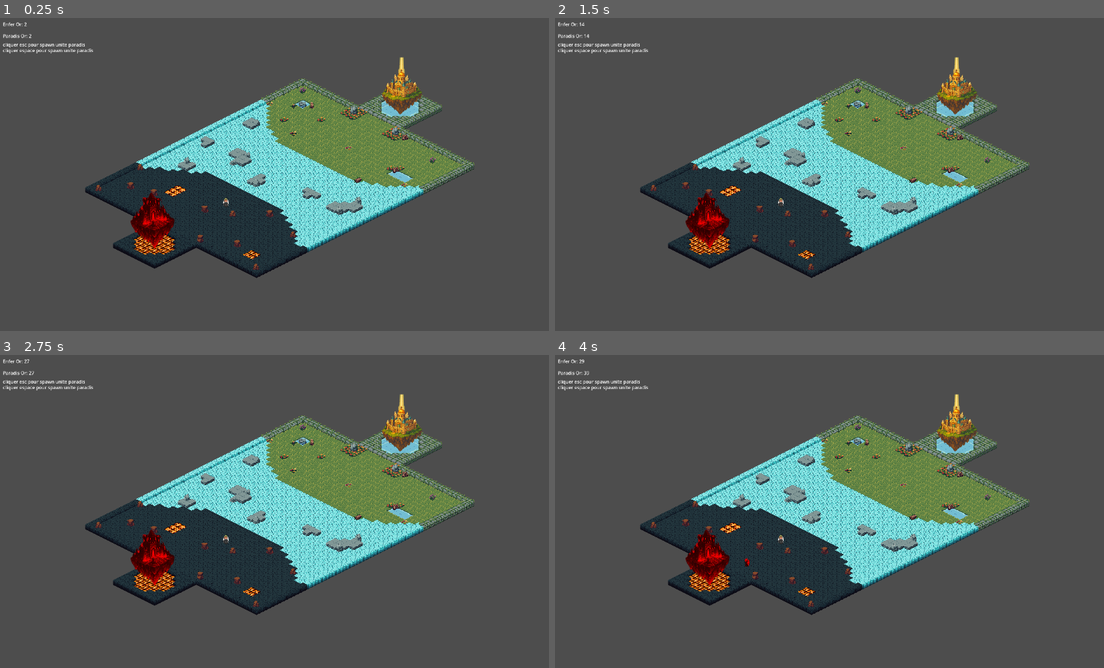
Above: before the commit, frames 1-4 (two rows, left to right).
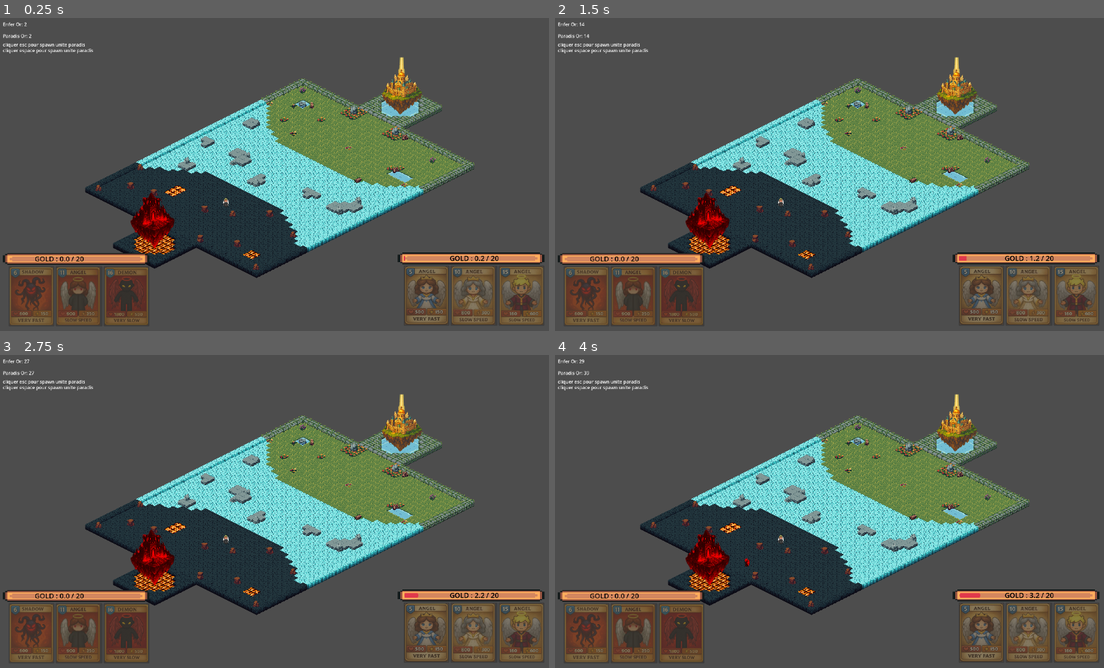
Above: after the commit, the same moments.

Repository: CorbeauBaptiste/Skyrage
Game: Godot game, scene res://world.tscn
Same seed, same stepped clock (60 frames per second), same inputs: the game is played once before the commit and once after it.
Inputs (mouse positions are in pixels of both pictures, inside the frame that each line leads up to):
- Up to frame 1 (0.25 s): no input
- Up to frame 2 (1.5 s): tap Enter at 0.5 s; move the mouse to (955, 158) at 0.52 s; right-click (955, 158) at 0.6 s; click (955, 158) at 0.67 s; tap Space at 0.77 s; drag from (719, 190) to (955, 77) at 1.27 s
- Up to frame 3 (2.75 s): move the mouse to (334, 442) at 2.02 s; right-click (334, 442) at 2.1 s; click (334, 442) at 2.17 s
- Up to frame 4 (4 s): drag from (807, 574) to (664, 464) at 2.77 s; move the mouse to (999, 558) at 3.52 s; right-click (999, 558) at 3.6 s; click (999, 558) at 3.67 s; tap Space at 3.77 s

The runs differ from the first frame. In frame 1, 9.6% of the frame differs, in the area x 0-100%, y 74-99%; in frame 2, 9.6%; in frame 3, 9.6%; in frame 4, 9.6%.

Commit message:
interface enfer et paradis

Diff:
--- /dev/null
+++ b/scripts/HUDE.gd
@@ -0,0 +1,80 @@
+extends Control
+
+@onready var bar: ProgressBar           = %GoldBarE
+@onready var label: Label               = %GoldLabelE
+@onready var btn2: Button               = %BtnCost6
+@onready var btn4: Button               = %BtnCost11
+@onready var btn6: Button               = %BtnCost16
+@onready var gold_manager: goldManager = %GoldManagerE
+
+const Cout_5  := 6.0
+const Cout_10 := 11.0
+const Cout_15 := 16.0
+
+const PHASE_DURATION := 30.0
+var is_phase_on: bool = false
+var buttons_forced_disabled: bool = false
+
+func _ready() -> void:
+	bar.min_value = 0.0
+	bar.max_value = gold_manager.max_gold
+	_refresh_ui(gold_manager.current_gold, gold_manager.max_gold)
+
+	gold_manager.gold_changed.connect(_on_gold_changed)
+	gold_manager.gold_spent.connect(_on_gold_spent)
+
+	btn2.pressed.connect(func(): _try_spend(Cout_5))
+	btn4.pressed.connect(func(): _try_spend(Cout_10))
+	btn6.pressed.connect(func(): _try_spend(Cout_15))
+
+	_enter_phase(false)
+	_run_cycle()
+
+func _process(_delta: float) -> void:
+	if buttons_forced_disabled:
+		btn2.disabled = true
+		btn4.disabled = true
+		btn6.disabled = true
+	else:
+		var e = gold_manager.current_gold
+		btn2.disabled = e < Cout_5
+		btn4.disabled = e < Cout_10
+		btn6.disabled = e < Cout_15
+
+func _try_spend(cost: float) -> void:
+	if not is_phase_on:
+		return
+	gold_manager.spend(cost)
+
+func _on_gold_changed(current: float, max_value: float) -> void:
+	if is_phase_on:
+		_refresh_ui(current, max_value)
+
+func _on_gold_spent(_cost: float) -> void:
+	_pulse_bar()
+
+func _refresh_ui(current: float, max_value: float) -> void:
+	bar.value = current
+	label.text = "GOLD : %.1f / %.0f" % [current, max_value]
+
+func _pulse_bar() -> void:
+	var tween := create_tween()
+
+func _shake_label(msg: String) -> void:
+	label.text = msg
+	var tween := create_tween()
+
+func _run_cycle() -> void:
+	while true:
+		await get_tree().create_timer(PHASE_DURATION).timeout
+		_enter_phase(not is_phase_on)
+
+func _enter_phase(phase_on: bool) -> void:
+	is_phase_on = phase_on
+	if is_phase_on:
+		buttons_forced_disabled = false
+		gold_manager.set_process(true)
+		_refresh_ui(gold_manager.current_gold, gold_manager.max_gold)
+	else:
+		buttons_forced_disabled = true
+		gold_manager.set_process(false)
--- /dev/null
+++ b/scripts/goldManagerE.gd
@@ -0,0 +1,50 @@
+extends Node
+class_name goldManagerE
+
+signal gold_changed(current: float, max_value: float)
+signal gold_spent(cost: float)
+signal gold_not_enough(cost: float)
+
+var max_gold: float = 20.0
+var current_gold: float = 0.0
+var regen_per_sec: float = 0.8
+
+var use_overtime_curve: bool = true
+var t_elapsed: float = 0.0
+var regen_mult: float = 1.0
+
+func _ready() -> void:
+	set_process(true)
+
+func _process(delta: float) -> void:
+	t_elapsed += delta
+	if use_overtime_curve:
+		regen_mult = 2.0 if t_elapsed >= 240.0 else 1.0
+
+	if current_gold < max_gold:
+		current_gold = min(max_gold, current_gold + regen_per_sec * regen_mult * delta)
+		gold_changed.emit(current_gold, max_gold)
+
+	#print("Or regen: ", regen_per_sec * regen_mult, "/sec")
+
+func can_spend(cost: float) -> bool:
+	return current_gold >= cost
+
+func spend(cost: float) -> bool:
+	if can_spend(cost):
+		current_gold -= cost
+		gold_changed.emit(current_gold, max_gold)
+		gold_spent.emit(cost)
+		return true
+	gold_not_enough.emit(cost)
+	return false
+
+func fill_full() -> void:
+	current_gold = max_gold
+	gold_changed.emit(current_gold, max_gold)
+
+func reset_match() -> void:
+	t_elapsed = 0.0
+	regen_mult = 1.0
+	current_gold = 0.0
+	gold_changed.emit(current_gold, max_gold)
--- a/scripts/hud.tscn
+++ b/scripts/hud.tscn
@@ -2,21 +2,20 @@
 
 [ext_resource type="Script" uid="uid://gltekkusuw53" path="res://scripts/HUD.gd" id="1_fathq"]
 [ext_resource type="Script" uid="uid://bwd70mknhows4" path="res://scripts/goldManager.gd" id="2_k0442"]
-[ext_resource type="Texture2D" uid="uid://b2d0m73k5cdg5" path="res://assets/icongoldbarre/healthbarUnder.png" id="3_pktxi"]
-[ext_resource type="Texture2D" uid="uid://cmn0ypwtv56u3" path="res://assets/icongoldbarre/healthbarProgress.png" id="4_haoln"]
-[ext_resource type="Texture2D" uid="uid://c6d5ghyskatu4" path="res://assets/carteparadis/image1.png" id="5_7fr2o"]
-[ext_resource type="Texture2D" uid="uid://dyd5jcb8irm3l" path="res://assets/carteparadis/image2.png" id="6_raddi"]
-[ext_resource type="Texture2D" uid="uid://culbllv32ifhf" path="res://assets/carteparadis/image3.png" id="7_tv32i"]
+[ext_resource type="Texture2D" uid="uid://ytsirjl8cfll" path="res://assets/icongoldbarre/healthbarUnder.png" id="3_pktxi"]
+[ext_resource type="Texture2D" uid="uid://fcguvc680g6" path="res://assets/icongoldbarre/healthbarProgress.png" id="4_haoln"]
+[ext_resource type="Texture2D" uid="uid://c8wby2ycfibfy" path="res://assets/carteparadis/image1.png" id="5_7fr2o"]
+[ext_resource type="Texture2D" uid="uid://75alkbibdxjq" path="res://assets/carteparadis/image2.jpg" id="6_7lo1c"]
+[ext_resource type="Texture2D" uid="uid://b51qyc2ksvqs8" path="res://assets/carteparadis/image3.png" id="7_tv32i"]
 
 [sub_resource type="StyleBoxTexture" id="StyleBoxTexture_1xsix"]
 texture = ExtResource("3_pktxi")
-expand_margin_top = 80.0
-expand_margin_right = 150.0
+expand_margin_left = 20.0
+expand_margin_top = 40.0
 
 [sub_resource type="StyleBoxTexture" id="StyleBoxTexture_rftc2"]
 texture = ExtResource("4_haoln")
-expand_margin_top = 80.0
-expand_margin_right = 150.0
+expand_margin_top = 40.0
 
 [node name="HUD" type="Control"]
 layout_mode = 3
@@ -34,10 +33,10 @@
 anchor_top = 0.5
 anchor_right = 0.5
 anchor_bottom = 0.5
-offset_left = -520.768
-offset_top = 475.184
-offset_right = 201.232
-offset_bottom = 808.184
+offset_left = 406.464
+offset_top = 807.368
+offset_right = 892.464
+offset_bottom = 1020.37
 grow_horizontal = 2
 grow_vertical = 2
 localize_numeral_system = false
@@ -59,12 +58,12 @@
 [node name="GoldLabel" type="Label" parent="VBoxContainer2/GoldBar"]
 unique_name_in_owner = true
 layout_mode = 2
-offset_left = 189.0
-offset_top = -65.0
-offset_right = 418.0
-offset_bottom = -4.0
+offset_left = 159.0
+offset_top = -37.0
+offset_right = 388.0
+offset_bottom = 24.0
 theme_override_colors/font_color = Color(0, 0, 0, 1)
-theme_override_font_sizes/font_size = 35
+theme_override_font_sizes/font_size = 24
 text = "GOLD : "
 
 [node name="HBoxContainer" type="HBoxContainer" parent="VBoxContainer2"]
@@ -80,7 +79,7 @@
 [node name="BtnCost10" type="Button" parent="VBoxContainer2/HBoxContainer"]
 unique_name_in_owner = true
 layout_mode = 2
-theme_override_icons/icon = ExtResource("6_raddi")
+theme_override_icons/icon = ExtResource("6_7lo1c")
 text = "
 "
 
--- /dev/null
+++ b/scripts/hudE.tscn
@@ -0,0 +1,89 @@
+[gd_scene load_steps=10 format=3 uid="uid://chpqlr81pjt78"]
+
+[ext_resource type="Script" uid="uid://bn1f514m35hbe" path="res://scripts/HUDE.gd" id="1_stusj"]
+[ext_resource type="Script" uid="uid://bwd70mknhows4" path="res://scripts/goldManager.gd" id="2_ny3ot"]
+[ext_resource type="Texture2D" uid="uid://ytsirjl8cfll" path="res://assets/icongoldbarre/healthbarUnder.png" id="3_0wv27"]
+[ext_resource type="Texture2D" uid="uid://fcguvc680g6" path="res://assets/icongoldbarre/healthbarProgress.png" id="4_dfxcj"]
+[ext_resource type="Texture2D" uid="uid://pvfuxoc6d6iq" path="res://assets/carteenfers/image1.png" id="5_stusj"]
+[ext_resource type="Texture2D" uid="uid://ylq32xr6gbj2" path="res://assets/carteenfers/image2.jpg" id="6_0wv27"]
+[ext_resource type="Texture2D" uid="uid://b2q03gipwxveq" path="res://assets/carteenfers/image3.png" id="7_dfxcj"]
+
+[sub_resource type="StyleBoxTexture" id="StyleBoxTexture_1xsix"]
+texture = ExtResource("3_0wv27")
+expand_margin_left = 20.0
+expand_margin_top = 40.0
+
+[sub_resource type="StyleBoxTexture" id="StyleBoxTexture_rftc2"]
+texture = ExtResource("4_dfxcj")
+expand_margin_top = 40.0
+
+[node name="HUDE" type="Control"]
+layout_mode = 3
+anchor_left = 0.5
+anchor_right = 0.629
+anchor_bottom = 0.202
+offset_right = -148.608
+offset_bottom = -130.896
+grow_horizontal = 2
+script = ExtResource("1_stusj")
+
+[node name="VBoxContainer2E" type="VBoxContainer" parent="."]
+layout_mode = 2
+anchor_left = 0.5
+anchor_top = 0.5
+anchor_right = 0.5
+anchor_bottom = 0.5
+offset_left = -991.536
+offset_top = 807.368
+offset_right = -505.536
+offset_bottom = 1020.37
+grow_horizontal = 2
+grow_vertical = 2
+localize_numeral_system = false
+
+[node name="GoldManagerE" type="Node" parent="VBoxContainer2E"]
+unique_name_in_owner = true
+script = ExtResource("2_ny3ot")
+
+[node name="GoldBarE" type="ProgressBar" parent="VBoxContainer2E"]
+unique_name_in_owner = true
+layout_mode = 2
+theme_override_styles/background = SubResource("StyleBoxTexture_1xsix")
+theme_override_styles/fill = SubResource("StyleBoxTexture_rftc2")
+max_value = 10.0
+step = 0.0
+value = 10.0
+show_percentage = false
+
+[node name="GoldLabelE" type="Label" parent="VBoxContainer2E/GoldBarE"]
+unique_name_in_owner = true
+layout_mode = 2
+offset_left = 90.0
+offset_top = -37.0
+offset_right = 319.0
+offset_bottom = 24.0
+theme_override_colors/font_color = Color(0, 0, 0, 1)
+theme_override_font_sizes/font_size = 24
+text = "GOLD : "
+
+[node name="HBoxContainerE" type="HBoxContainer" parent="VBoxContainer2E"]
+unique_name_in_owner = true
+layout_mode = 2
+localize_numeral_system = false
+
+[node name="BtnCost6" type="Button" parent="VBoxContainer2E/HBoxContainerE"]
+unique_name_in_owner = true
+layout_mode = 2
+theme_override_icons/icon = ExtResource("5_stusj")
+
+[node name="BtnCost11" type="Button" parent="VBoxContainer2E/HBoxContainerE"]
+unique_name_in_owner = true
+layout_mode = 2
+theme_override_icons/icon = ExtResource("6_0wv27")
+text = "
+"
+
+[node name="BtnCost16" type="Button" parent="VBoxContainer2E/HBoxContainerE"]
+unique_name_in_owner = true
+layout_mode = 2
+theme_override_icons/icon = ExtResource("7_dfxcj")
--- a/world.tscn
+++ b/world.tscn
@@ -1,13 +1,15 @@
-[gd_scene load_steps=21 format=4 uid="uid://ce10vc07drsvy"]
-
-[ext_resource type="Script" uid="uid://b3vbm3p4pw7ng" path="res://world/world.gd" id="1_aqk2v"]
+[gd_scene load_steps=23 format=4 uid="uid://ce10vc07drsvy"]
+
+[ext_resource type="Script" uid="uid://c68t2wn4qj6u8" path="res://world/world.gd" id="1_aqk2v"]
 [ext_resource type="PackedScene" uid="uid://bl7go3g78ckpo" path="res://unit/unit_enfer/ange_dechu/ange_dechu.tscn" id="3_tlwt5"]
-[ext_resource type="Texture2D" uid="uid://cuk4brn8xclca" path="res://base/assets/map_sprite/spritesheet.png" id="4_pkg7o"]
-[ext_resource type="Texture2D" uid="uid://cadlgdspwab8g" path="res://base/BaseEnfer.png" id="5_dwbse"]
-[ext_resource type="Script" uid="uid://chql3j6sktae3" path="res://base/scritps/BaseEnfer.gd" id="5_gbfbk"]
-[ext_resource type="Texture2D" uid="uid://duja1nqsftuux" path="res://base/assets/map_sprite/iso_tile_export.png" id="6_ioo17"]
-[ext_resource type="Texture2D" uid="uid://bcwj8iudpjit6" path="res://base/BaseParadis.png" id="6_pkg7o"]
-[ext_resource type="Script" uid="uid://bgvtiwxlsuqdd" path="res://base/scritps/BaseParadis.gd" id="7_ioo17"]
+[ext_resource type="Texture2D" uid="uid://dvjkvbmu3te2w" path="res://base/assets/map_sprite/spritesheet.png" id="4_pkg7o"]
+[ext_resource type="Texture2D" uid="uid://63mm084v3mcq" path="res://base/BaseEnfer.png" id="5_dwbse"]
+[ext_resource type="Script" uid="uid://bm7m8nwaeq656" path="res://base/scritps/BaseEnfer.gd" id="5_gbfbk"]
+[ext_resource type="Texture2D" uid="uid://r5xwgtk81abc" path="res://base/assets/map_sprite/iso_tile_export.png" id="6_ioo17"]
+[ext_resource type="Texture2D" uid="uid://bdmtw0075nry8" path="res://base/BaseParadis.png" id="6_pkg7o"]
+[ext_resource type="Script" uid="uid://bicli2gdxl51h" path="res://base/scritps/BaseParadis.gd" id="7_ioo17"]
+[ext_resource type="PackedScene" uid="uid://cebs8u3h3h054" path="res://scripts/hud.tscn" id="9_ioo17"]
+[ext_resource type="PackedScene" uid="uid://chpqlr81pjt78" path="res://scripts/hudE.tscn" id="10_wse8f"]
 
 [sub_resource type="TileSetAtlasSource" id="TileSetAtlasSource_fj7yv"]
 texture = ExtResource("6_ioo17")
@@ -1985,3 +1987,15 @@
 
 [node name="SpawnPointParadis" type="Marker2D" parent="BaseParadis"]
 position = Vector2(1281, 223)
+
+[node name="HUD" parent="." instance=ExtResource("9_ioo17")]
+offset_left = 988.0
+offset_top = 42.0
+offset_right = 988.0
+offset_bottom = 42.0
+
+[node name="HUD2" parent="." instance=ExtResource("10_wse8f")]
+offset_left = 1022.0
+offset_top = 44.0
+offset_right = 1022.0
+offset_bottom = 44.0
Binary file added: assets/carteenfers/image1.png
Binary file added: assets/carteenfers/image2.jpg
Binary file added: assets/carteenfers/image3.png
Binary file changed: assets/carteparadis/image1.png
Binary file added: assets/carteparadis/image2.jpg
Binary file removed: assets/carteparadis/image2.png
Binary file changed: assets/carteparadis/image3.png
Not shown, changed: .DS_Store
